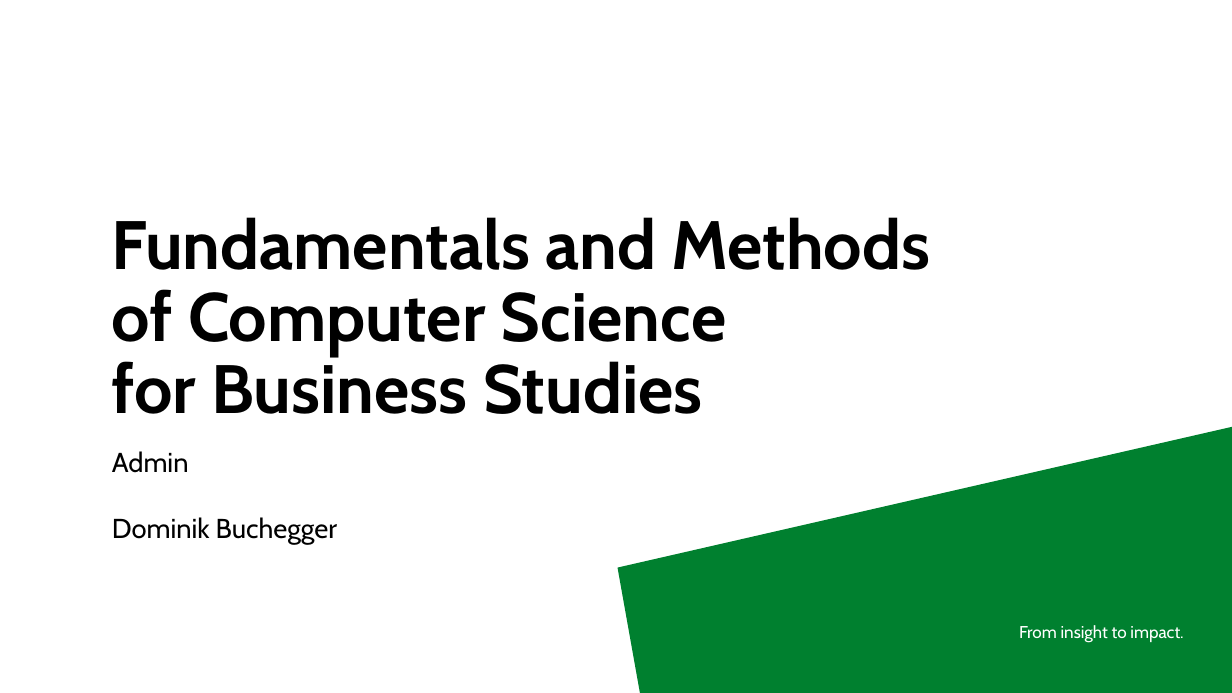
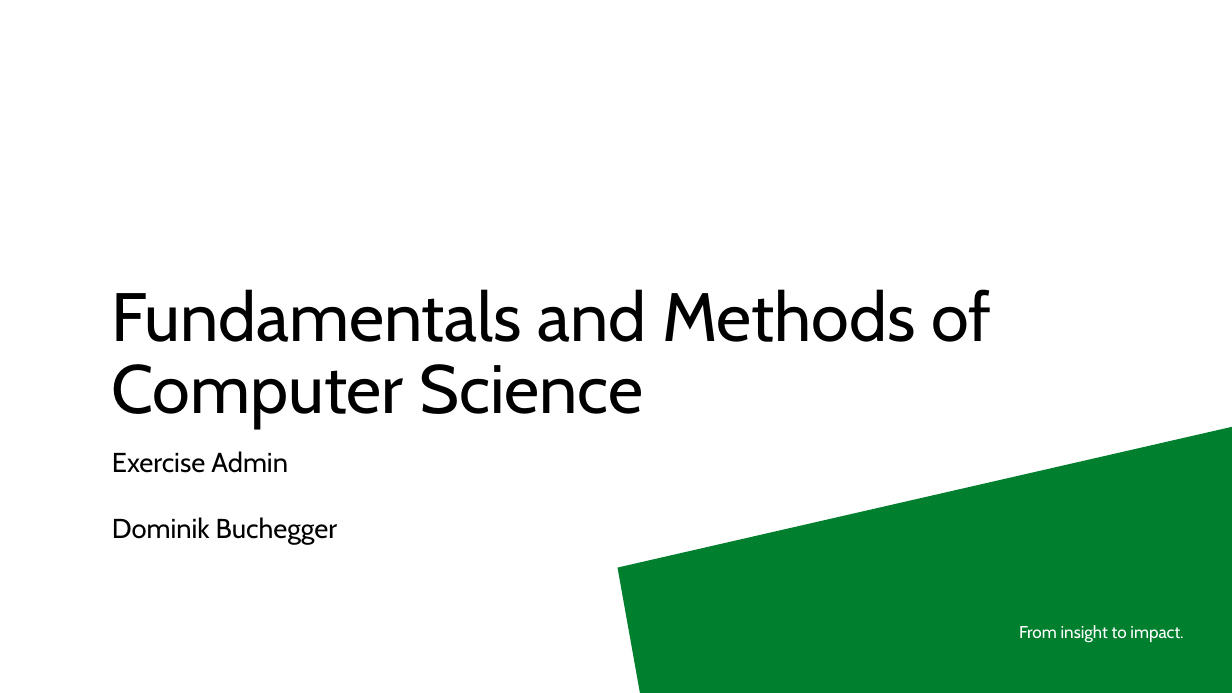
Before and after one commit to DomBBB/dombbb.github.io, a slide deck: slide 1 of Presentation/Presentation_W0.pptx. Drawn at 1232x693 pixels with LibreOffice and Linux fonts; fonts in the diff are those of the drawing; background and template pictures are left out. Boxes give left, top, right and bottom in pixels: in the first picture for what was removed or moved away, otherwise in the second. Text is boxed around its words. In the diff, an @@ line names an element or a change of style, - is before the commit and + after.

```diff
--- a/Presentation/Presentation_W0.pptx
+++ b/Presentation/Presentation_W0.pptx
@@ title at box(111, 289, 991, 428): text changed; bold off @@
-Fundamentals and Methods
-of Computer Science
-for Business Studies
+Fundamentals and Methods of Computer Science
@@ text at box(112, 451, 288, 473): text changed @@
-Admin
+Exercise Admin
```
Also in this commit, not shown: 2 other slides changed, 1 other file.
